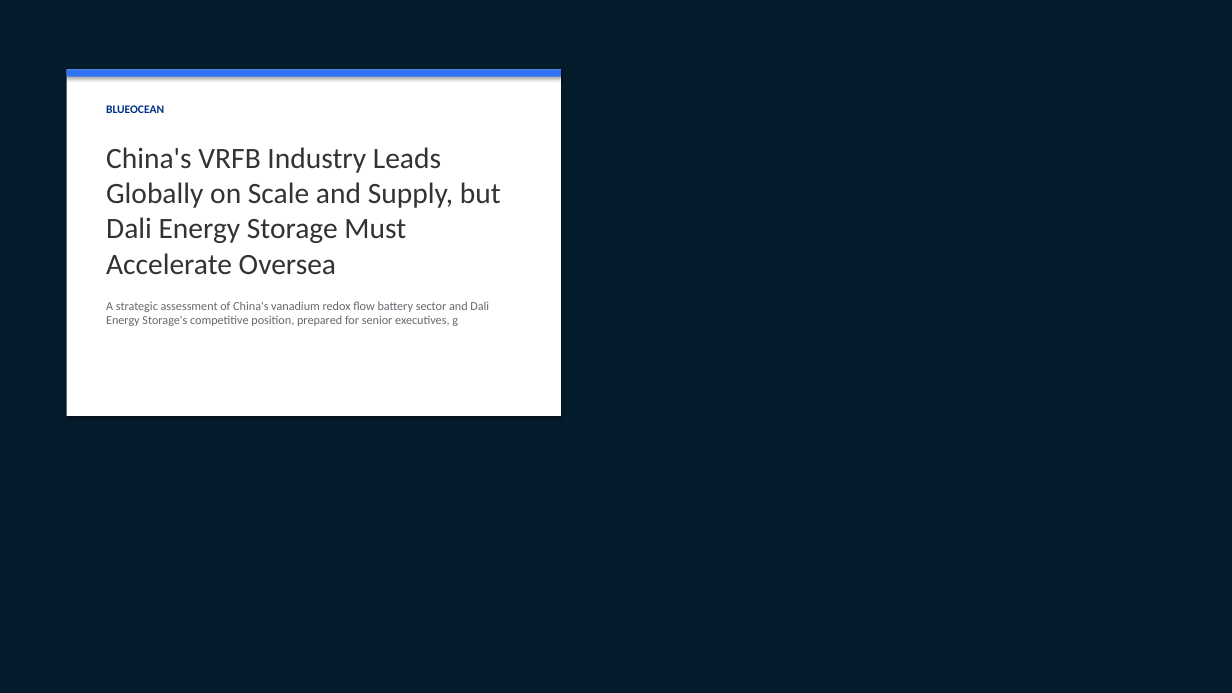
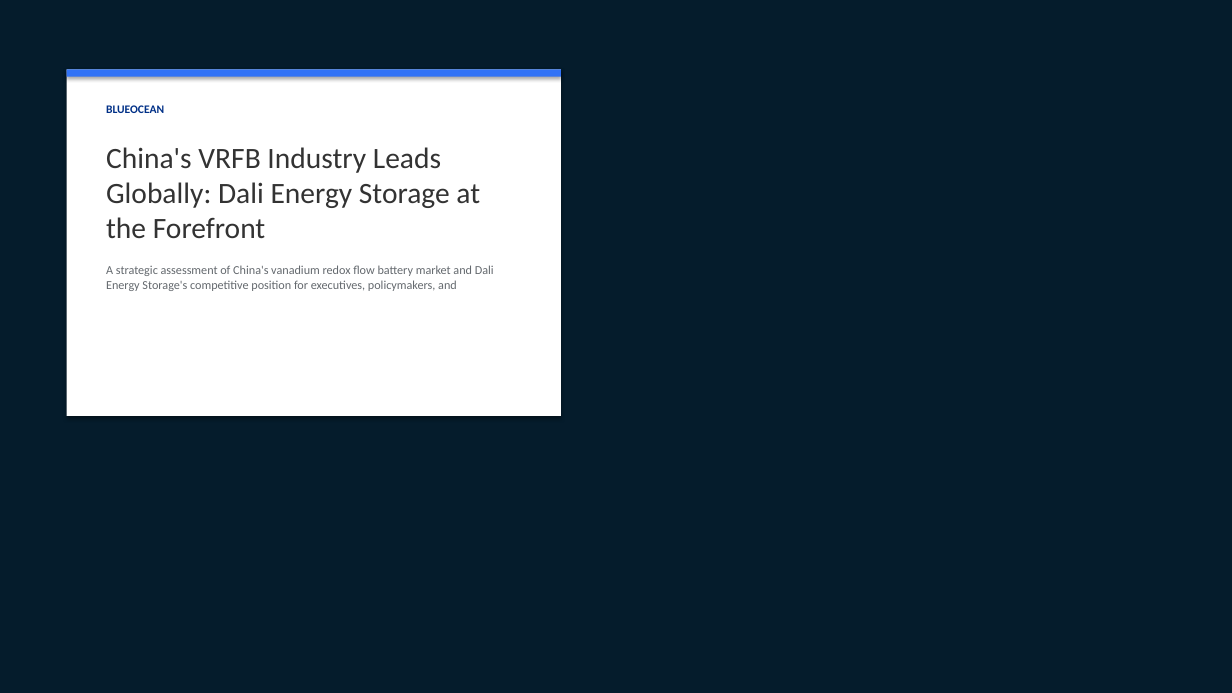
Before and after one commit to yt-feng/gen_rpt, a slide deck: slide 1 of reports/2026-05-06-中国液流钒电池-特别是大力储能-在全球的领先地位/report.pptx. Drawn at 1232x693 pixels with LibreOffice and Linux fonts; fonts in the diff are those of the drawing; background and template pictures are left out. Boxes give left, top, right and bottom in pixels: in the first picture for what was removed or moved away, otherwise in the second. Text is boxed around its words. In the diff, an @@ line names an element or a change of style, - is before the commit and + after.

```diff
--- a/reports/2026-05-06-中国液流钒电池-特别是大力储能-在全球的领先地位/report.pptx
+++ b/reports/2026-05-06-中国液流钒电池-特别是大力储能-在全球的领先地位/report.pptx
@@ text at [106, 147, 494, 291]: text changed @@
-China's VRFB Industry Leads Globally on Scale and Supply, but Dali Energy Storage Must Accelerate Oversea
-A strategic assessment of China's vanadium redox flow battery sector and Dali Energy Storage's competitive position, prepared for senior executives, g
+China's VRFB Industry Leads Globally: Dali Energy Storage at the Forefront
+A strategic assessment of China's vanadium redox flow battery market and Dali Energy Storage's competitive position for executives, policymakers, and
```
Also in this commit, not shown: 11 other slides changed, 41 other files.
